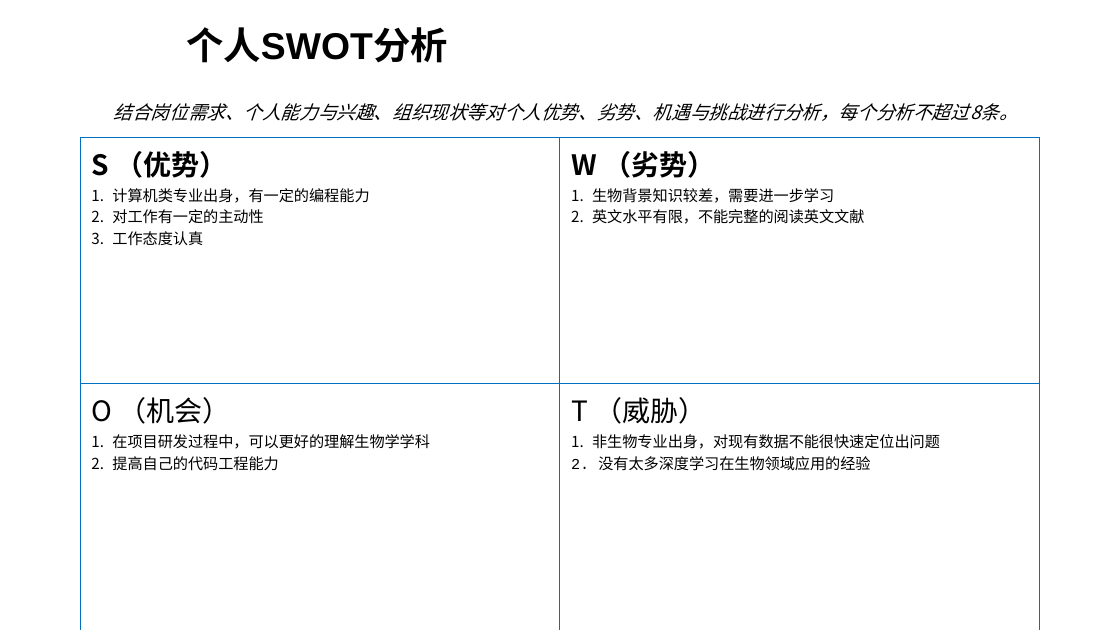
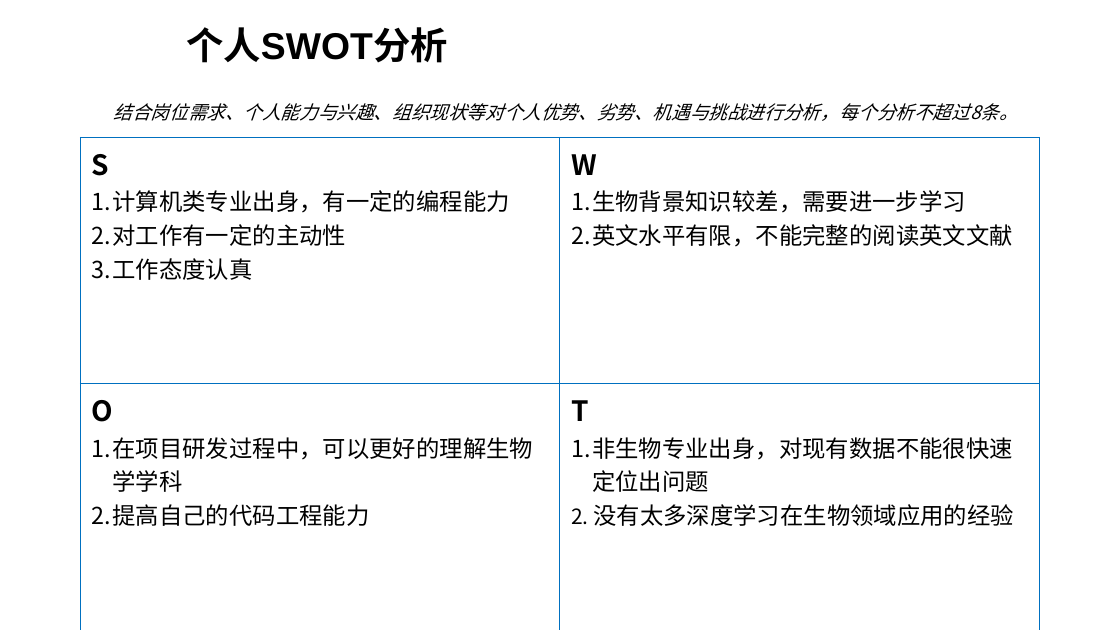
Before and after one commit to duolaxiaoshuai/first_work, a slide deck: slide 12 of Work_documents/罗帅_时空数据库数据整理及入库.pptx. Drawn at 1120x630 pixels with LibreOffice and Linux fonts; fonts in the diff are those of the drawing; background and template pictures are left out. Boxes give left, top, right and bottom in pixels: in the first picture for what was removed or moved away, otherwise in the second. Text is boxed around its words. In the diff, an @@ line names an element or a change of style, - is before the commit and + after.

```diff
--- a/Work_documents/罗帅_时空数据库数据整理及入库.pptx
+++ b/Work_documents/罗帅_时空数据库数据整理及入库.pptx
@@ table at (81, 138, 1040, 630) @@
-row 1, column 1: S （优势） / 计算机类专业出身，有一定的编程能力 / 对工作有一定的主动性 / 工作态度认真
+row 1, column 1: S / 计算机类专业出身，有一定的编程能力 / 对工作有一定的主动性 / 工作态度认真
-row 1, column 2: W （劣势） / 生物背景知识较差，需要进一步学习 / 英文水平有限，不能完整的阅读英文文献
+row 1, column 2: W / 生物背景知识较差，需要进一步学习 / 英文水平有限，不能完整的阅读英文文献
-row 2, column 1: O （机会） / 在项目研发过程中，可以更好的理解生物学学科 / 提高自己的代码工程能力
+row 2, column 1: O / 在项目研发过程中，可以更好的理解生物学学科 / 提高自己的代码工程能力
-row 2, column 2: T （威胁） / 非生物专业出身，对现有数据不能很快速定位出问题 / 2. 没有太多深度学习在生物领域应用的经验
+row 2, column 2: T / 非生物专业出身，对现有数据不能很快速定位出问题 / 2. 没有太多深度学习在生物领域应用的经验
```
Also in this commit, not shown: 4 other slides changed, 5 slides added, 5 slides removed.
